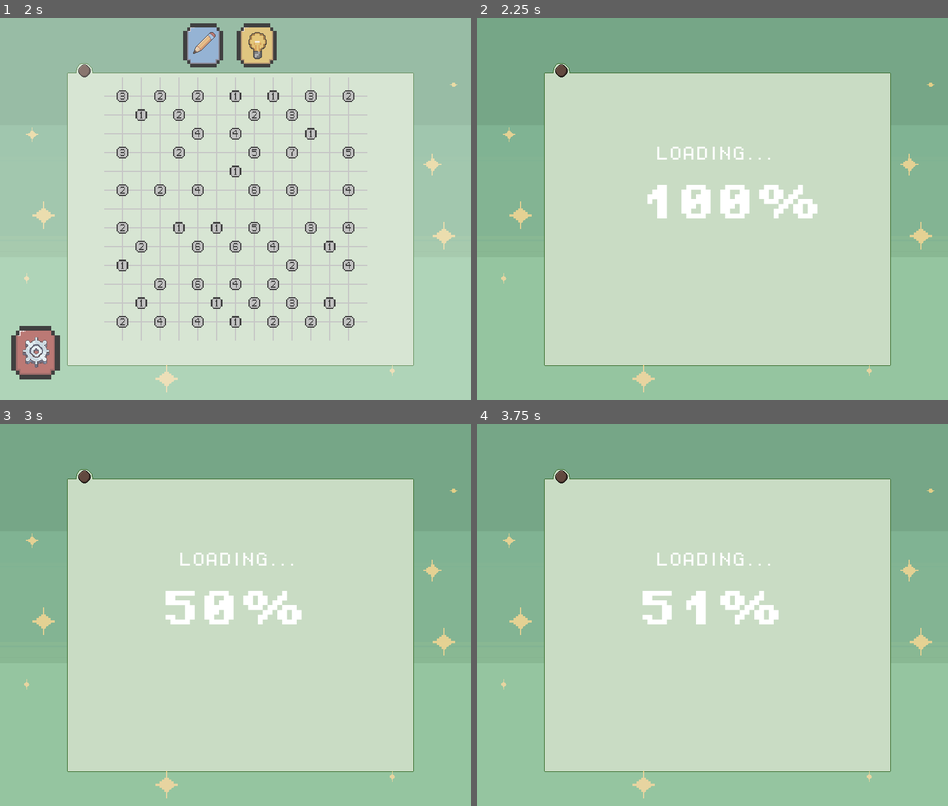
Above: before the commit, frames 1-4 (two rows, left to right).
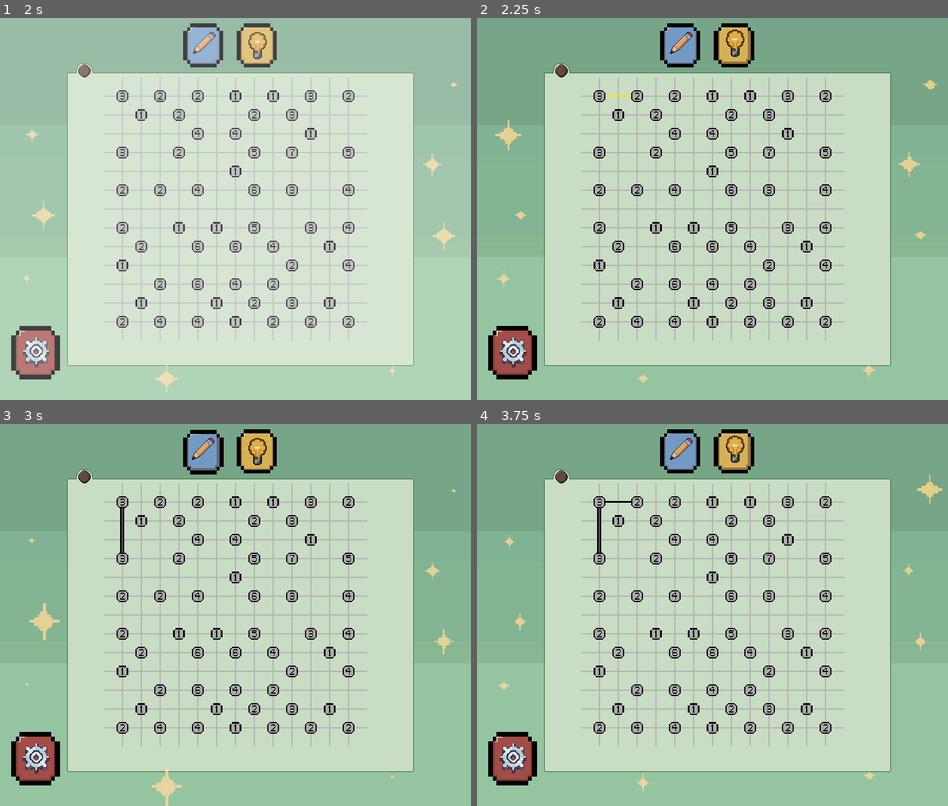
Above: after the commit, the same moments.

Repository: PooOrmond/hashiwokakero-game
Game: Godot game, scene res://scenes/main_menu.tscn
Two runs of this game, one before a commit and one after it. Both use one fixed random seed, a clock stepped at 60 frames per second and the inputs below.
Inputs (mouse positions are in pixels of both pictures, inside the frame that each line leads up to):
- Up to frame 1 (2 s): click (235, 243) at 0.5 s; click (235, 296) at 1.25 s
- Up to frame 2 (2.25 s): click (736, 44) at 2 s
- Up to frame 3 (3 s): click (202, 450) at 2.75 s
- Up to frame 4 (3.75 s): click (736, 450) at 3.5 s

Frame 1 is identical in both runs. In frame 2, 12% of the frame differs, in the area x 2-98%, y 1-98%; in frame 3, 12%; in frame 4, 12%.

Commit message:
Revert "THE FINAL"
This reverts commit 1f44071a943c6c822e15295d7865d36412e027da.

Diff:
--- a/scenes/loading_screen.tscn
+++ /dev/null
@@ -1,108 +0,0 @@
-[gd_scene load_steps=19 format=3 uid="uid://ceon7sarf0mfk"]
-
-[ext_resource type="Script" uid="uid://dlhtb05o0asg0" path="res://scripts/loading_screen.gd" id="1_e7oyx"]
-[ext_resource type="Texture2D" uid="uid://ghpdpvqy26pj" path="res://assets/animation/background/loading-bg/Loading-bg - 1.png" id="1_pvqkx"]
-[ext_resource type="Texture2D" uid="uid://d20ousf6wm4sm" path="res://assets/animation/background/loading-bg/Loading-bg - 2.png" id="2_e7oyx"]
-[ext_resource type="Texture2D" uid="uid://wewdtjb45ija" path="res://assets/animation/background/loading-bg/Loading-bg - 3.png" id="3_bqhjm"]
-[ext_resource type="Texture2D" uid="uid://c2gtmp2cwwhai" path="res://assets/animation/background/loading-bg/Loading-bg - 4.png" id="4_hdkap"]
-[ext_resource type="Texture2D" uid="uid://bbwkebkgkptic" path="res://assets/animation/background/loading-bg/Loading-bg - 5.png" id="5_eb3t5"]
-[ext_resource type="Texture2D" uid="uid://dcacnhpt3qolw" path="res://assets/animation/background/loading-bg/Loading-bg - 6.png" id="6_ummuf"]
-[ext_resource type="Texture2D" uid="uid://cwjr48b8kbn6b" path="res://assets/animation/background/loading-bg/Loading-bg - 7.png" id="7_i8ls2"]
-[ext_resource type="Texture2D" uid="uid://biddhj2c1cyqj" path="res://assets/animation/background/loading-bg/Loading-bg - 8.png" id="8_g3qo4"]
-[ext_resource type="Texture2D" uid="uid://dnq0nqyu8ii7j" path="res://assets/animation/background/loading-bg/Loading-bg - 9.png" id="9_cbadw"]
-[ext_resource type="Texture2D" uid="uid://bgk23eiyudkr6" path="res://assets/animation/background/loading-bg/Loading-bg - 10.png" id="10_lxbe6"]
-[ext_resource type="Texture2D" uid="uid://dnnaybi1bp3hq" path="res://assets/animation/background/loading-bg/Loading-bg - 11.png" id="11_q0m6t"]
-[ext_resource type="Texture2D" uid="uid://d2b2c5vjxlnio" path="res://assets/animation/background/loading-bg/Loading-bg - 12.png" id="12_lokel"]
-[ext_resource type="Texture2D" uid="uid://co2hsm7c5hxsv" path="res://assets/animation/background/loading-bg/Loading-bg - 13.png" id="13_43pf6"]
-[ext_resource type="Texture2D" uid="uid://d065jscr55v0c" path="res://assets/animation/background/loading-bg/Loading-bg - 14.png" id="14_q2qhm"]
-[ext_resource type="FontFile" uid="uid://du36gdi4bwn5e" path="res://assets/fonts/PixelOperator8-Bold.ttf" id="16_bqhjm"]
-[ext_resource type="FontFile" uid="uid://cebusgp831006" path="res://assets/fonts/PixelOperator8.ttf" id="17_hdkap"]
-
-[sub_resource type="SpriteFrames" id="SpriteFrames_vfqqa"]
-animations = [{
-"frames": [{
-"duration": 1.0,
-"texture": ExtResource("1_pvqkx")
-}, {
-"duration": 1.0,
-"texture": ExtResource("2_e7oyx")
-}, {
-"duration": 1.0,
-"texture": ExtResource("3_bqhjm")
-}, {
-"duration": 1.0,
-"texture": ExtResource("4_hdkap")
-}, {
-"duration": 1.0,
-"texture": ExtResource("5_eb3t5")
-}, {
-"duration": 1.0,
-"texture": ExtResource("6_ummuf")
-}, {
-"duration": 1.0,
-"texture": ExtResource("7_i8ls2")
-}, {
-"duration": 1.0,
-"texture": ExtResource("8_g3qo4")
-}, {
-"duration": 1.0,
-"texture": ExtResource("9_cbadw")
-}, {
-"duration": 1.0,
-"texture": ExtResource("10_lxbe6")
-}, {
-"duration": 1.0,
-"texture": ExtResource("11_q0m6t")
-}, {
-"duration": 1.0,
-"texture": ExtResource("12_lokel")
-}, {
-"duration": 1.0,
-"texture": ExtResource("13_43pf6")
-}, {
-"duration": 1.0,
-"texture": ExtResource("14_q2qhm")
-}],
-"loop": true,
-"name": &"default",
-"speed": 7.0
-}]
-
-[node name="loading screen" type="Control"]
-layout_mode = 3
-anchors_preset = 15
-anchor_right = 1.0
-anchor_bottom = 1.0
-grow_horizontal = 2
-grow_vertical = 2
-script = ExtResource("1_e7oyx")
-
-[node name="bg" type="AnimatedSprite2D" parent="."]
-z_index = 5
-position = Vector2(400, 325)
-sprite_frames = SubResource("SpriteFrames_vfqqa")
-autoplay = "default"
-frame = 3
-frame_progress = 0.0054953163
-
-[node name="Label" type="Label" parent="."]
-z_index = 6
-layout_mode = 0
-offset_left = 273.0
-offset_top = 283.0
-offset_right = 455.0
-offset_bottom = 353.0
-theme_override_fonts/font = ExtResource("16_bqhjm")
-theme_override_font_sizes/font_size = 66
-text = "0%"
-
-[node name="Loading" type="Label" parent="."]
-z_index = 6
-layout_mode = 0
-offset_left = 303.0
-offset_top = 218.0
-offset_right = 505.0
-offset_bottom = 245.0
-theme_override_fonts/font = ExtResource("17_hdkap")
-theme_override_font_sizes/font_size = 26
-text = "LOADING..."
--- a/scripts/13x_13.gd
+++ b/scripts/13x_13.gd
@@ -16,9 +16,6 @@
 # UI Buttons - Only these two will be invisible when solved
 @onready var solve_button: TextureButton = $"buttons/solve-button"
 @onready var hint_button: TextureButton = $"buttons/hint-button"
-
-@onready var loading_screen = preload("res://scenes/loading_screen.tscn")
-var loading_instance: Control = null
 
 var panel
 
@@ -62,36 +59,20 @@
 	# Update the puzzle solver for hint timer and animation functionality
 	if puzzle_solver:
 		puzzle_solver.update(delta)
-
-		# Update loading progress during animation
-		if puzzle_solver.is_animating() and loading_instance and loading_instance.is_loading():
-			var progress = puzzle_solver.get_animation_progress()
-			_update_loading_progress(0.5 + (progress * 0.5))  # 50% to 100% during animation
-
-		# Check if animation just completed and puzzle is solved
-		if puzzle_solver.is_animation_completed() and puzzle_solver.is_puzzle_solved() and not was_solved:
-			print("🎉 Animation completed and puzzle solved, updating UI...")
-			was_solved = true
-			_on_puzzle_solved()
-			# Reset the animation completed flag to prevent multiple triggers
-			puzzle_solver.animation_completed = false
-
-		# NEW: Check if puzzle was just solved manually (non-animation)
-		if puzzle_solver.is_puzzle_solved() and not was_solved and not puzzle_solver.is_animating():
-			print("🎉 Puzzle solved manually! Updating UI...")
-			was_solved = true
-			_on_puzzle_solved()
-		elif not puzzle_solver.is_puzzle_solved() and was_solved:
-			print("🔄 Puzzle no longer solved, resetting UI...")
-			was_solved = false
-			_on_puzzle_unsolved()
-
 		# Always redraw when animating to ensure smooth updates
 		if puzzle_solver.is_animating():
 			queue_redraw()
-		# Also redraw when hints change
+		# Also redraw when hints change or animation completes
 		elif puzzle_solver.get_hint_bridges().size() > 0:
 			queue_redraw()
+
+	# Check if puzzle was just solved to update UI
+	if puzzle_solver and puzzle_solver.is_puzzle_solved() and not was_solved:
+		was_solved = true
+		_on_puzzle_solved()
+	elif puzzle_solver and not puzzle_solver.is_puzzle_solved() and was_solved:
+		was_solved = false
+		_on_puzzle_unsolved()
 
 func _on_puzzle_solved():
 	"""Called when puzzle is solved"""
@@ -253,28 +234,13 @@
 	click.play()
 	puzzle_solver.clear_hint_bridges()
 
-	# Show loading screen for instant solve
-	_show_loading_screen()
-	_update_loading_progress(0.1)  # 10% - starting
-
 	print("🔄 Starting CSP solver...")
-
-	# Small delay to show loading screen
-	await get_tree().create_timer(0.1).timeout
-
 	var success = puzzle_solver.csp_based_solver()
 
 	if success:
 		print("🎉 CSP solver completed!")
-		_update_loading_progress(1.0)  # 100% - solved
-		_on_puzzle_solved()
 	else:
 		print("❌ CSP solver failed!")
-		_update_loading_progress(1.0)  # 100% - failed
-
-	# Hide loading screen after a short delay
-	await get_tree().create_timer(0.5).timeout
-	_hide_loading_screen()
 
 	queue_redraw()
 
@@ -293,38 +259,16 @@
 	click.play()
 	puzzle_solver.clear_hint_bridges()
 
-	# Show loading screen
-	_show_loading_screen()
-	_update_loading_progress(0.1)  # 10% - starting
-
-	# Reset animation completion flag and solved state
-	puzzle_solver.animation_completed = false
-	was_solved = false
-
 	# Use step-by-step solver animation
 	print("🎬 Starting step-by-step solver animation...")
-
-	# Small delay to show loading screen before heavy computation
-	await get_tree().create_timer(0.1).timeout
-
 	var success = puzzle_solver.start_step_by_step_solution()
 
 	if success:
 		print("✅ Step-by-step animation started!")
-		_update_loading_progress(0.5)  # 50% - computation done
-		# Update UI to show animation in progress
-		_update_ui_state()
 	else:
 		print("❌ Failed to start animation, using instant solver...")
-		_update_loading_progress(0.8)  # 80% - fallback
 		# Fallback to instant solver
-		if puzzle_solver.csp_based_solver():
-			# If instant solver worked, update UI
-			_on_puzzle_solved()
-
-	# Hide loading screen after a short delay to ensure it's visible
-	await get_tree().create_timer(0.5).timeout
-	_hide_loading_screen()
+		puzzle_solver.csp_based_solver()
 
 	queue_redraw()
 
@@ -335,21 +279,8 @@
 
 	click.play()
 
-	# Show loading screen for hint generation
-	_show_loading_screen()
-	_update_loading_progress(0.1)  # 10% - starting
-
-	# Small delay to show loading screen
-	await get_tree().create_timer(0.1).timeout
-
 	# Use CSP-based hints
 	puzzle_solver.csp_based_hint()
-
-	_update_loading_progress(1.0)  # 100% - hint generated
-
-	# Hide loading screen after a short delay
-	await get_tree().create_timer(0.3).timeout
-	_hide_loading_screen()
 
 	queue_redraw()
 
@@ -480,20 +411,3 @@
 		print("✅ Auto-solve completed!")
 		puzzle_solver.clear_hint_bridges()
 		queue_redraw()
-
-func _show_loading_screen():
-	"""Show loading screen"""
-	if not loading_instance:
-		loading_instance = loading_screen.instantiate()
-		add_child(loading_instance)
-	loading_instance.show_loading()
-
-func _hide_loading_screen():
-	"""Hide loading screen"""
-	if loading_instance:
-		loading_instance.hide_loading()
-
-func _update_loading_progress(progress: float):
-	"""Update loading progress"""
-	if loading_instance and loading_instance.is_loading():
-		loading_instance.set_progress(progress)
--- a/scripts/loading_screen.gd
+++ /dev/null
@@ -1,40 +0,0 @@
-extends Control
-
-@onready var bg: AnimatedSprite2D = $bg
-@onready var percent_label: Label = $Label
-
-var progress: float = 0.0
-var loading_visible: bool = false  # Changed from is_visible to avoid shadowing
-
-func _ready():
-	# Hide by default
-	visible = false
-	bg.stop()
-
-func show_loading():
-	"""Show the loading screen"""
-	progress = 0.0
-	loading_visible = true
-	visible = true
-	bg.play()
-	_update_percent_label()
-
-func hide_loading():
-	"""Hide the loading screen"""
-	loading_visible = false
-	visible = false
-	bg.stop()
-
-func set_progress(value: float):
-	"""Set loading progress (0.0 to 1.0)"""
-	progress = clamp(value, 0.0, 1.0)
-	_update_percent_label()
-
-func _update_percent_label():
-	"""Update the percentage label"""
-	var percent = int(progress * 100)
-	percent_label.text = "%d%%" % percent
-
-func is_loading() -> bool:
-	"""Check if loading screen is visible"""
-	return loading_visible
--- a/scripts/solver.gd
+++ b/scripts/solver.gd
@@ -332,7 +332,7 @@
 		})
 
 		hint_visible = true
-		hint_timer = 1.0  # Show for 3 seconds
+		hint_timer = 3.0  # Show for 3 seconds
 
 		print("💡 CSP HINT: Add %d bridge(s) between island at (%d,%d) and (%d,%d)" % [
 			suggested_bridge.count,
Not shown, removed: scripts/loading_screen.gd.uid
